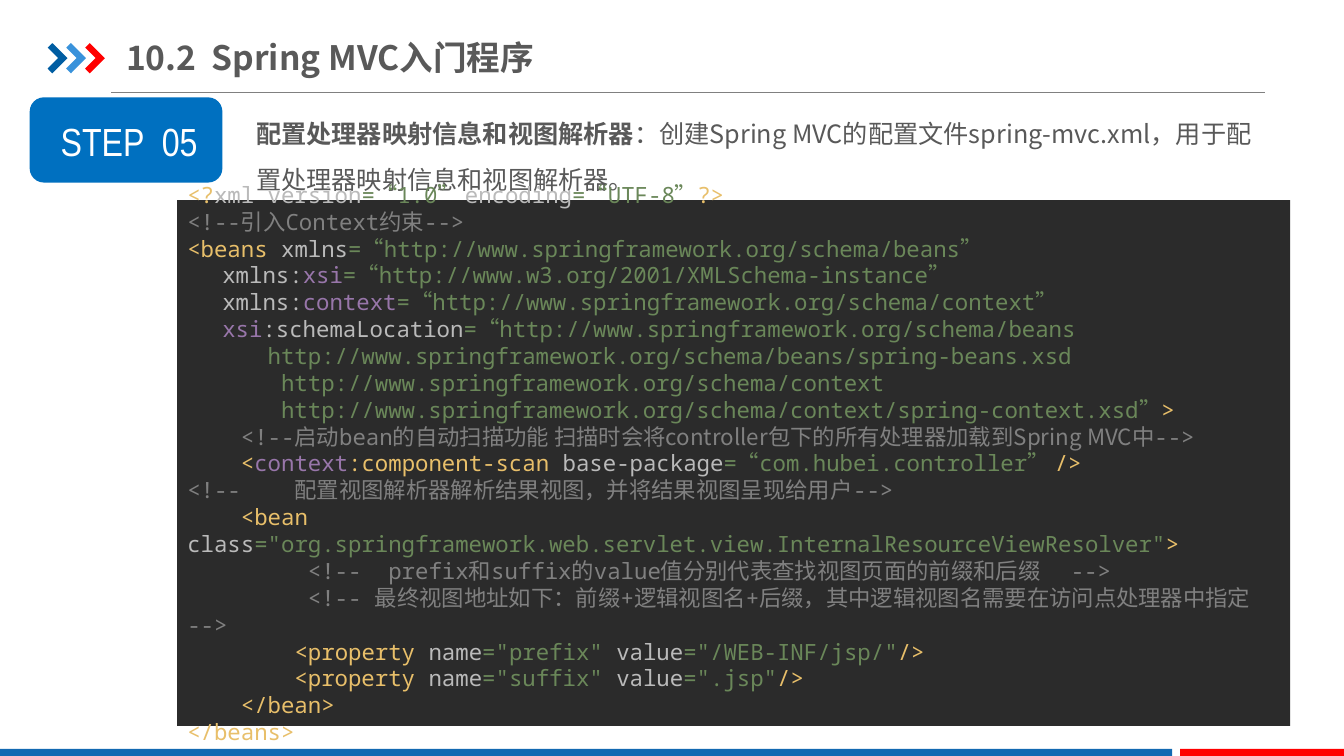
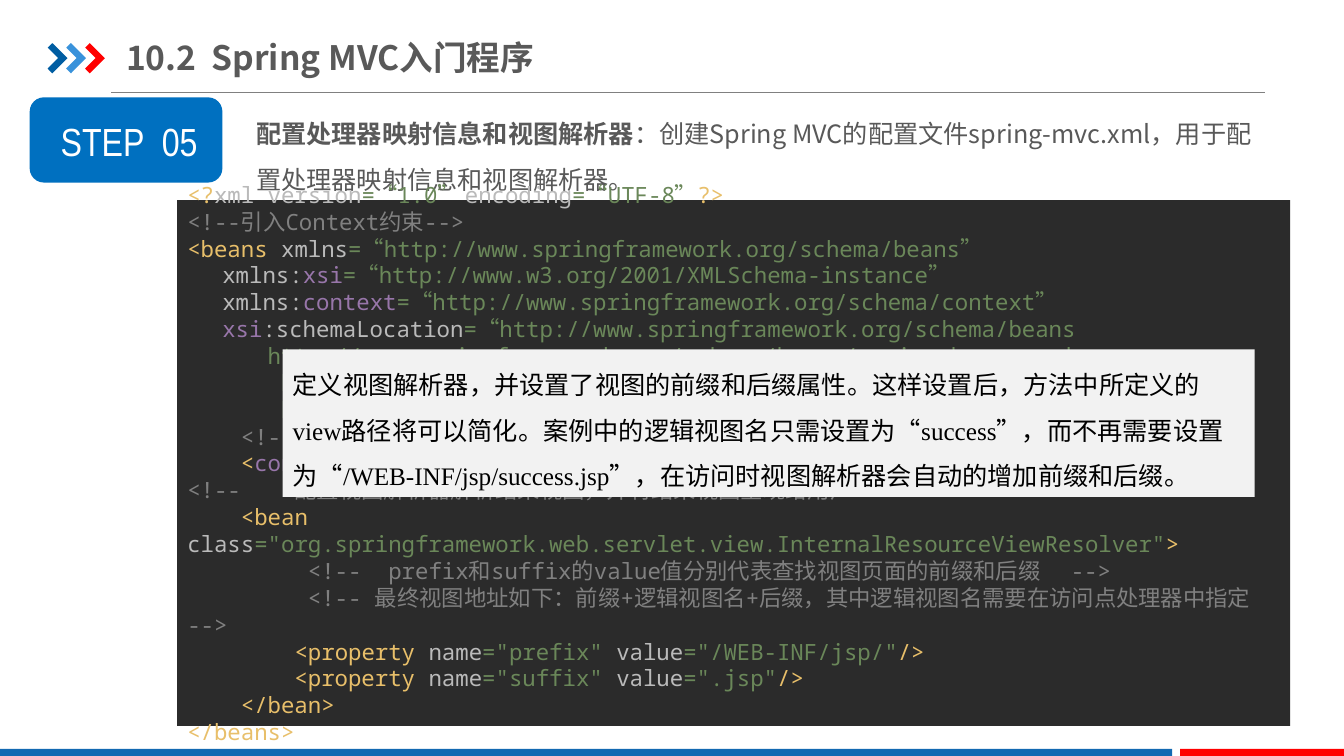
Before and after one commit to shuhongfan/Spring_HomeWork, a slide deck: slide 18 of 第10章 初识Spring MVC框架.pptx. Drawn at 1344x756 pixels with LibreOffice and Linux fonts; fonts in the diff are those of the drawing. Boxes give left, top, right and bottom in pixels: in the first picture for what was removed or moved away, otherwise in the second. Text is boxed around its words. In the diff, an @@ line names an element or a change of style, - is before the commit and + after.

```diff
--- a/第10章 初识Spring MVC框架.pptx
+++ b/第10章 初识Spring MVC框架.pptx
@@ rectangle added at (x1=282, y1=350, x2=1254, y2=497), fill #F2F2F2, 18 pt, text #000000 @@
+定义视图解析器，并设置了视图的前缀和后缀属性。这样设置后，方法中所定义的view路径将可以简化。案例中的逻辑视图名只需设置为“success”，而不再需要设置为“/WEB-INF/jsp/success.jsp”，在访问时视图解析器会自动的增加前缀和后缀。
```
Also in this commit, not shown: 1 other slide changed, 21 other files.
